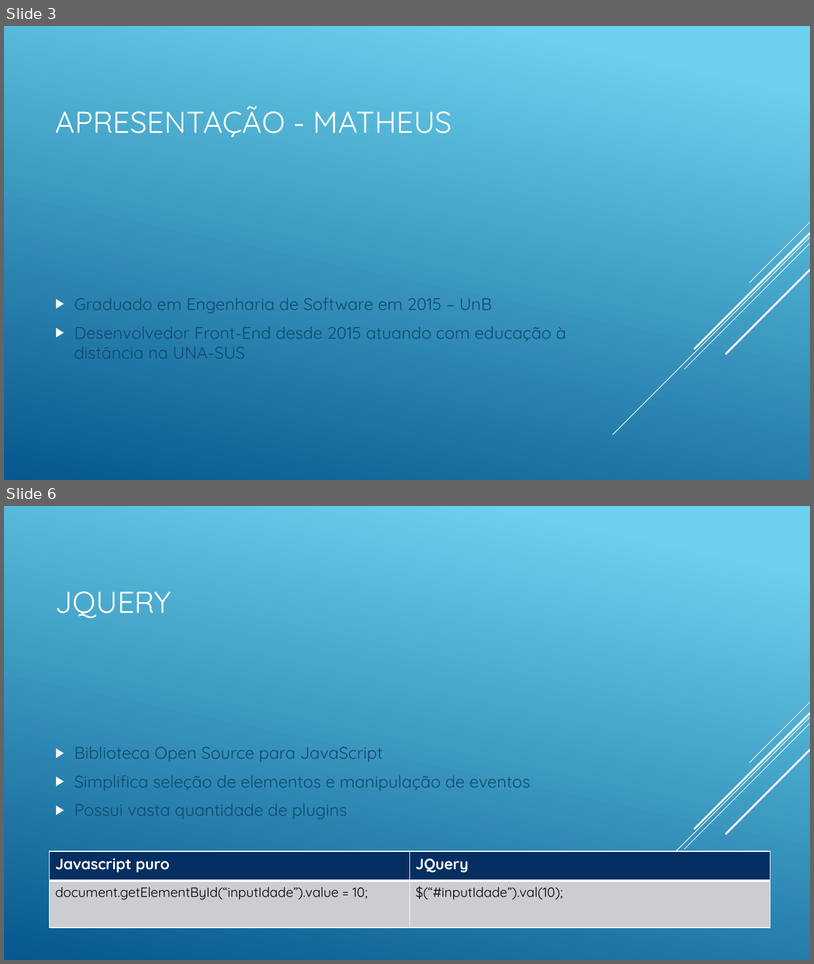
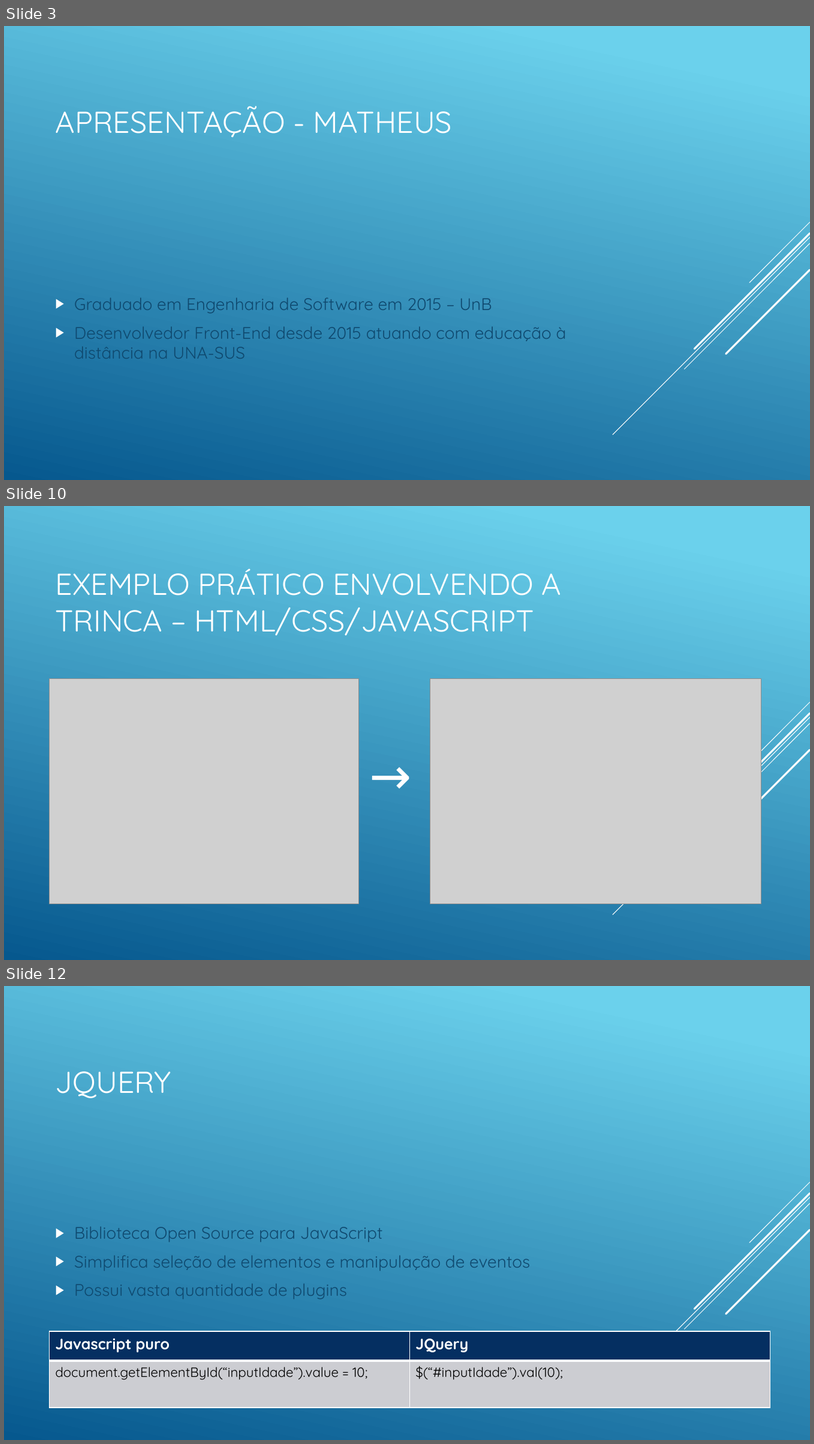
Before and after one commit to matheustristao/AulaFrontEnd, a slide deck: front-end.pptx. Shown one above the other, each under a label of ours: slides 3 and 6 before the commit, slides 3, 10 and 12 after it; the slides between them are not shown. The pictures are 814x964 and 814x1444 pixels, drawn with LibreOffice and Linux fonts; fonts in the diff are those of the drawing; grey boxes stand for pictures. Boxes give left, top, right and bottom in pixels: in the first picture for what was removed or moved away, otherwise in the second. Text is boxed around its words. In the diff, an @@ line names an element or a change of style, - is before the commit and + after.

Commit message:
Exemplo hello world

```diff
--- a/front-end.pptx
+++ b/front-end.pptx
@@ slide 10 added at (x1=4, y1=506, x2=810, y2=960), background gradient #6ED2EB to #06588E; not listed: 5 template elements that a slide beside it also shows @@
@@ title added at (x1=56, y1=568, x2=562, y2=636), 36 pt, text #FFFFFF @@
+EXEMPLO PRÁTICO ENVOLVENDO A TRINCA – HTML/CSS/JAVASCRIPT
@@ picture added at (x1=50, y1=678, x2=359, y2=903) @@
@@ picture added at (x1=431, y1=678, x2=762, y2=903) @@
@@ text added at (x1=364, y1=741, x2=425, y2=808), 60 pt, text #FFFFFF @@
+→
@@ what was slide 6 is now slide 12 @@
```
Also in this commit, not shown: 1 slide changed, 7 other slides added, 1 slide removed, 1 other file.
